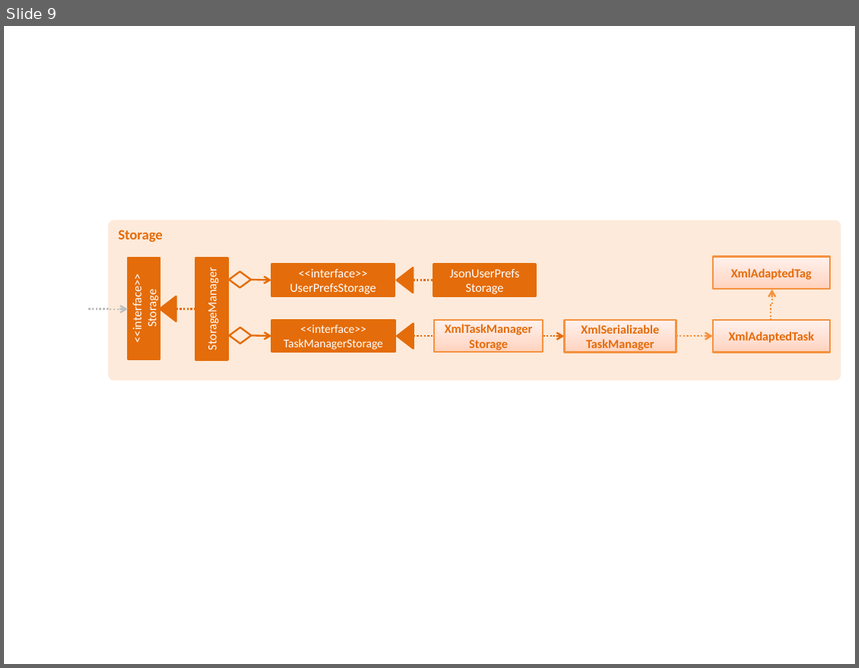
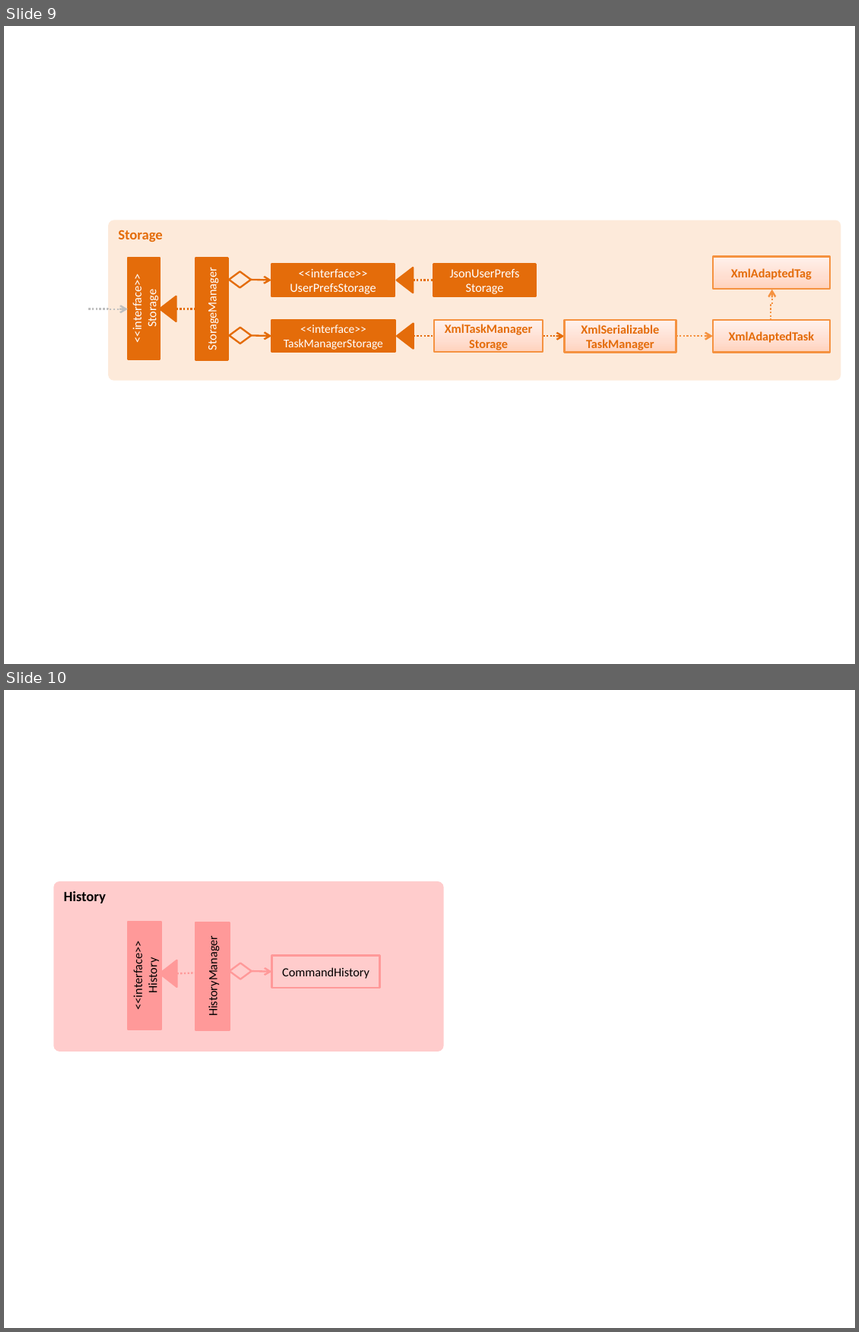
Before and after one commit to Mamtha3005/addressbook-level4, a slide deck: docs/diagrams/Diagrams.pptx. Shown one above the other, each under a label of ours: slide 9 before the commit, slides 9 and 10 after it. The pictures are 859x668 and 859x1332 pixels, drawn with LibreOffice and Linux fonts; fonts in the diff are those of the drawing. Boxes give left, top, right and bottom in pixels: in the first picture for what was removed or moved away, otherwise in the second. Text is boxed around its words. In the diff, an @@ line names an element or a change of style, - is before the commit and + after.

```diff
--- a/docs/diagrams/Diagrams.pptx
+++ b/docs/diagrams/Diagrams.pptx
@@ slide 10 added at (x1=4, y1=690, x2=855, y2=1328), background #FFFFFF @@
@@ group added at (x1=53, y1=882, x2=443, y2=1052): 3 rectangles, 1 rounded rectangle, 1 triangle, 1 line, 1 arrow, 1 diamond @@
+History
+HistoryManager
+<<interface>>
+History
+CommandHistory
```
Also in this commit, not shown: 4 slides changed, 1 slide removed, 50 other files.
